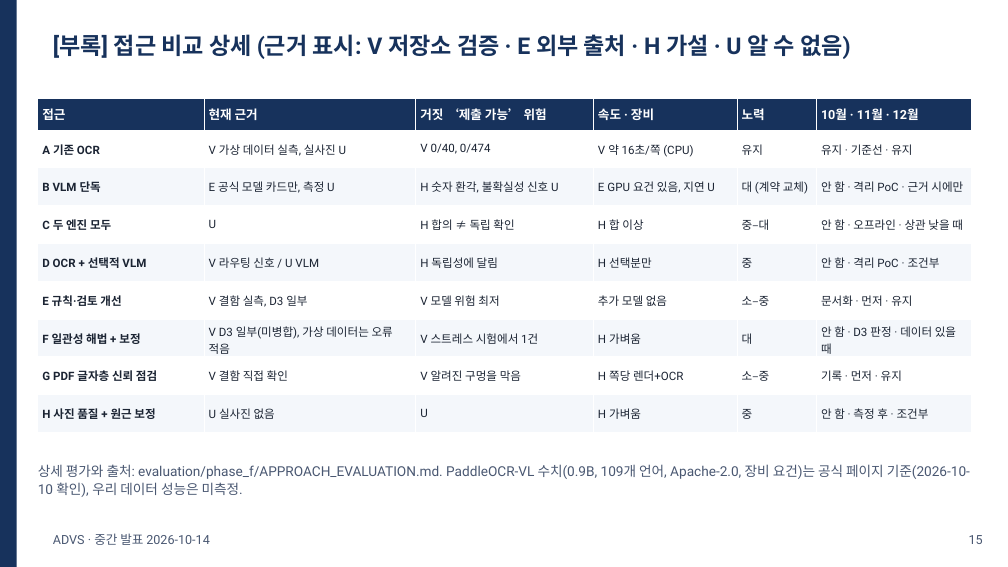
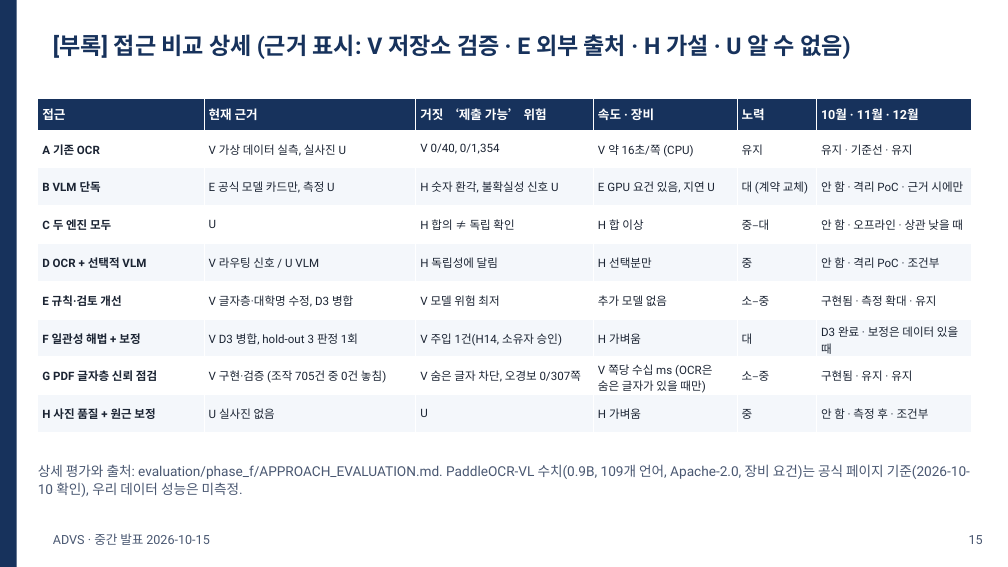
Before and after one commit to khabibro/ADVS, a slide deck: slide 15 of docs/midterm/ADVS_midterm.pptx. Drawn at 1008x567 pixels with LibreOffice and Linux fonts; fonts in the diff are those of the drawing. Boxes give left, top, right and bottom in pixels: in the first picture for what was removed or moved away, otherwise in the second. Text is boxed around its words. In the diff, an @@ line names an element or a change of style, - is before the commit and + after.

```diff
--- a/docs/midterm/ADVS_midterm.pptx
+++ b/docs/midterm/ADVS_midterm.pptx
@@ table at <box>38,98,972,433</box> @@
-row 2, column 3: V 0/40, 0/474
+row 2, column 3: V 0/40, 0/1,354
-row 6, column 2: V 결함 실측, D3 일부
+row 6, column 2: V 글자층·대학명 수정, D3 병합
-row 6, column 6: 문서화 · 먼저 · 유지
+row 6, column 6: 구현됨 · 측정 확대 · 유지
-row 7: F 일관성 해법 + 보정 | V D3 일부(미병합), 가상 데이터는 오류 적음 | V 스트레스 시험에서 1건 | H 가벼움 | 대 | 안 함 · D3 판정 · 데이터 있을 때
+row 7: F 일관성 해법 + 보정 | V D3 병합, hold-out 3 판정 1회 | V 주입 1건(H14, 소유자 승인) | H 가벼움 | 대 | D3 완료 · 보정은 데이터 있을 때
-row 8: G PDF 글자층 신뢰 점검 | V 결함 직접 확인 | V 알려진 구멍을 막음 | H 쪽당 렌더+OCR | 소–중 | 기록 · 먼저 · 유지
+row 8: G PDF 글자층 신뢰 점검 | V 구현·검증 (조작 705건 중 0건 놓침) | V 숨은 글자 차단, 오경보 0/307쪽 | V 쪽당 수십 ms (OCR은 숨은 글자가 있을 때만) | 소–중 | 구현됨 · 유지 · 유지
@@ text at <box>53,533,210,545</box>: text changed @@
-ADVS · 중간 발표 2026-10-14
+ADVS · 중간 발표 2026-10-15
```
Also in this commit, not shown: 16 other slides changed, 1 other file.
